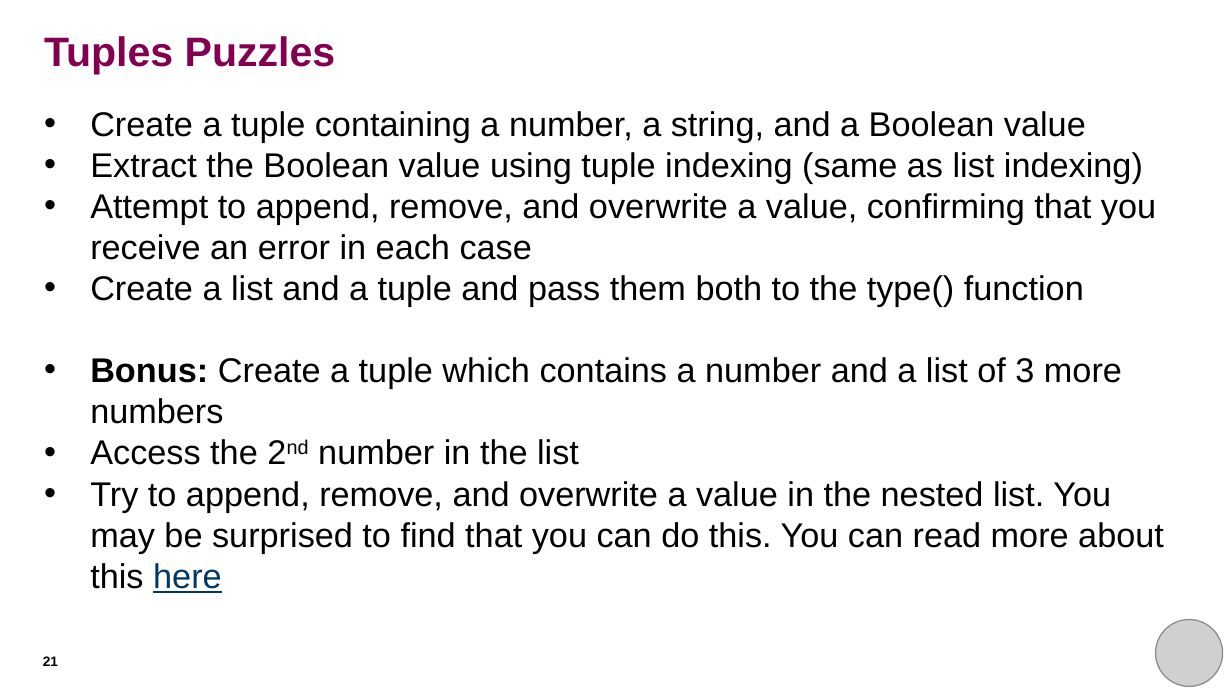
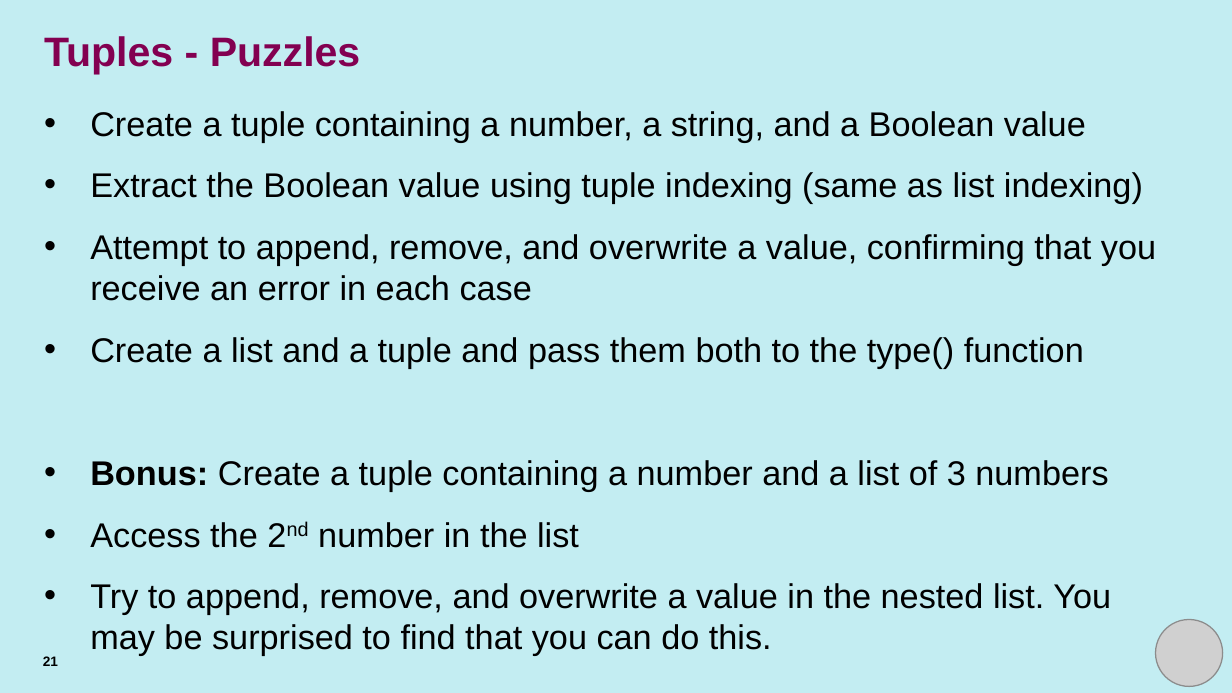
Before and after one commit to rkhetani/beginners-python, a slide deck: slide 21 of session_four/session_four_presentation.pptx. Drawn at 1232x693 pixels with LibreOffice and Linux fonts; fonts in the diff are those of the drawing; grey boxes stand for pictures. Boxes give left, top, right and bottom in pixels: in the first picture for what was removed or moved away, otherwise in the second. Text is boxed around its words. In the diff, an @@ line names an element or a change of style, - is before the commit and + after.

Commit message:
Updated session 4 slides
- updated text of most slides to make it more concise
- increased line spacing
- highlighted key concepts with bold characters
- highlighted puzzle slides with a different background

```diff
--- a/session_four/session_four_presentation.pptx
+++ b/session_four/session_four_presentation.pptx
@@ background #FFFFFF to #C3EDF2 @@
@@ title at (44,36,361,74): text changed @@
-Tuples Puzzles
+Tuples - Puzzles
@@ text at (90,111,1156,548): more space between paragraphs @@
@@ text at (90,460,1108,491): text changed @@
-• Bonus: Create a tuple which contains a number and a list of 3 more numbers
+• Bonus: Create a tuple containing a number and a list of 3 numbers
@@ text at (90,583,1111,656): text changed @@
-• Try to append, remove, and overwrite a value in the nested list. You may be surprised to find that you can do this. You can read more about this here
+• Try to append, remove, and overwrite a value in the nested list. You may be surprised to find that you can do this.
```
Also in this commit, not shown: 18 other slides changed.
